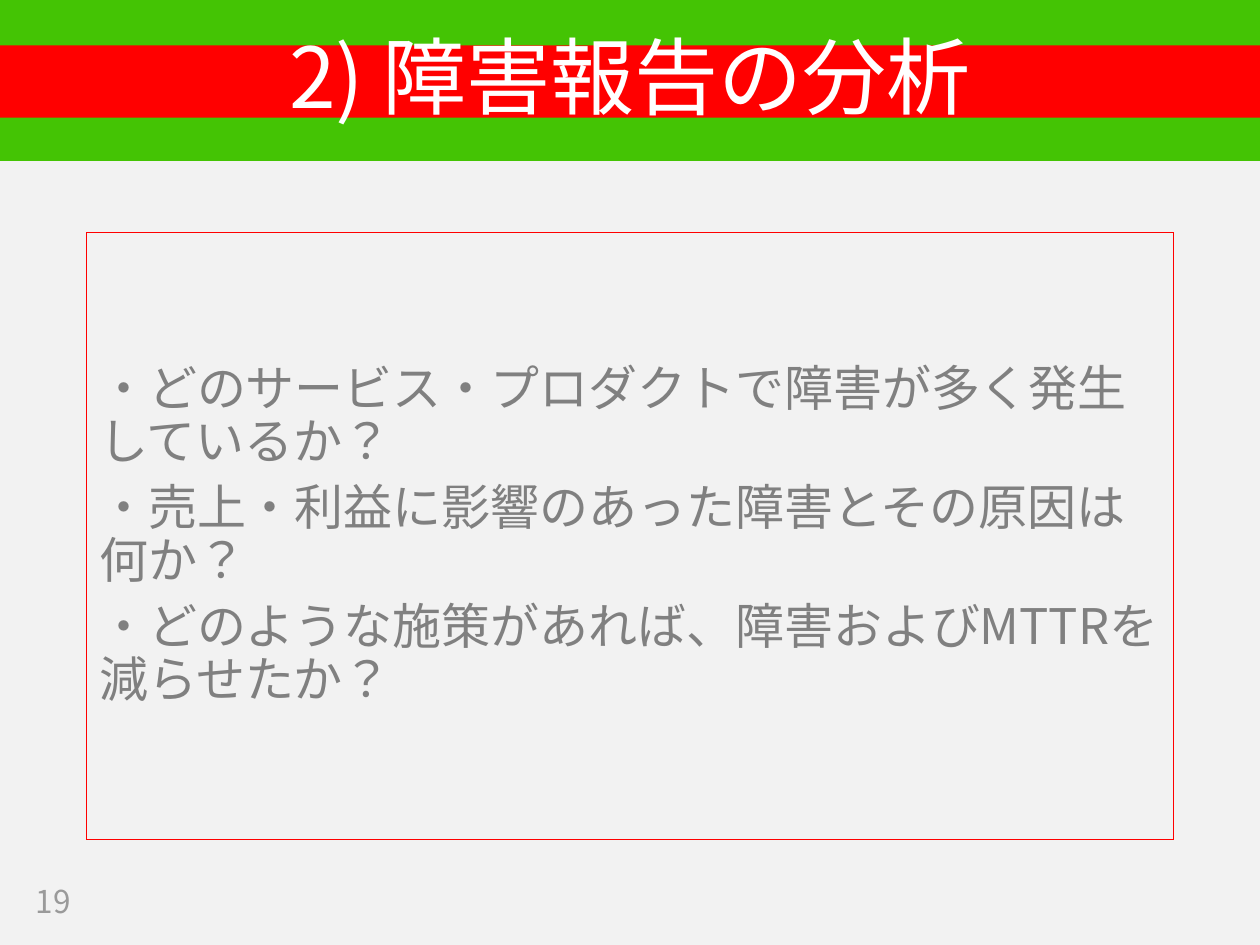
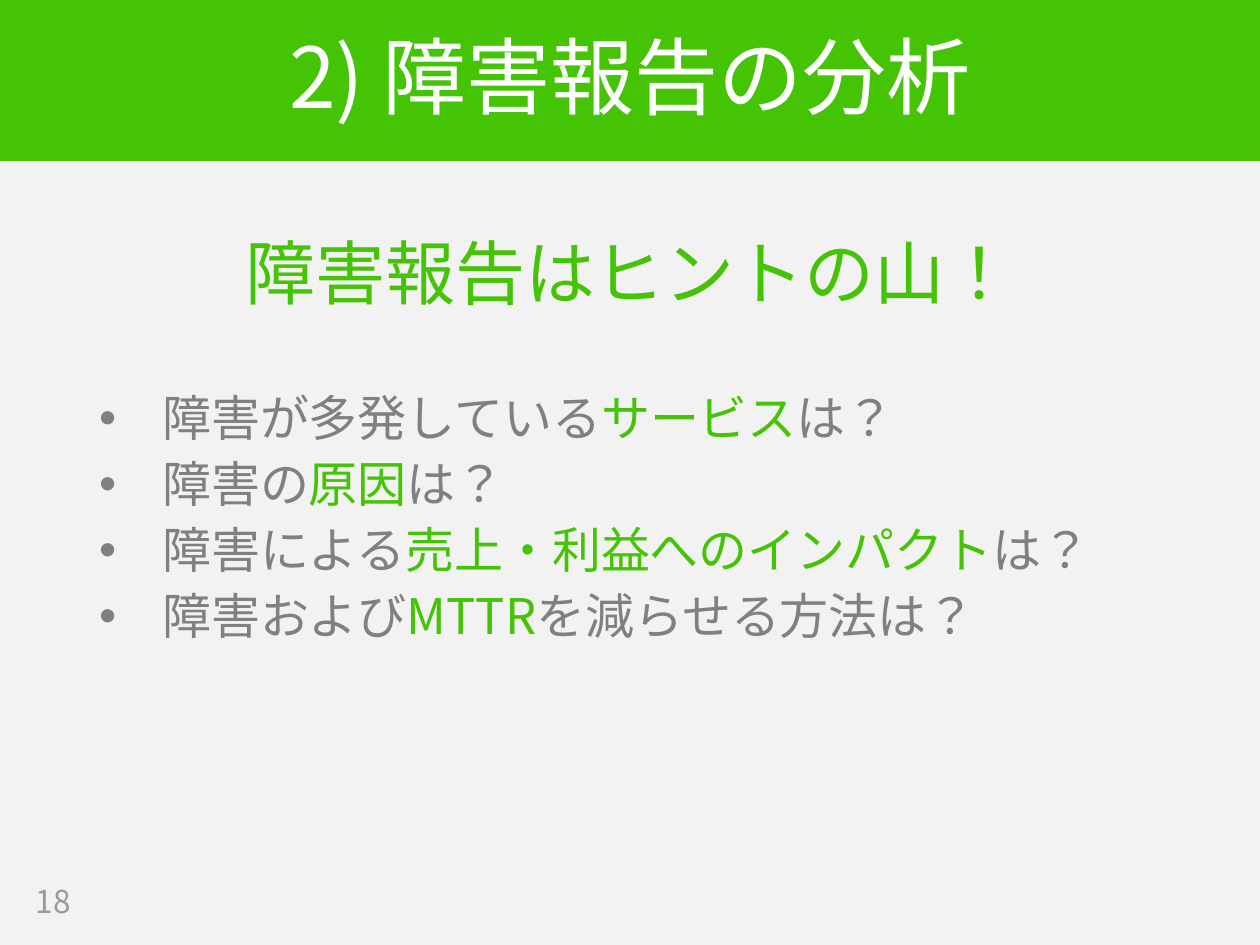
Before and after one commit to hageyahhoo/RSGT2018, a slide deck: slide 18 of SET_PO_ja.pptx (slide 19 before the commit). Drawn at 1260x945 pixels with LibreOffice and Linux fonts; fonts in the diff are those of the drawing. Boxes give left, top, right and bottom in pixels: in the first picture for what was removed or moved away, otherwise in the second. Text is boxed around its words. In the diff, an @@ line names an element or a change of style, - is before the commit and + after.

```diff
--- a/SET_PO_ja.pptx
+++ b/SET_PO_ja.pptx
@@ title "2) 障害報告の分析" moved from (x1=0, y1=45, x2=1260, y2=117) to (x1=289, y1=37, x2=971, y2=125) @@
@@ title "2) 障害報告の分析" at (x1=289, y1=37, x2=971, y2=125): fill #FF0000 to none @@
@@ text "障害報告はヒントの山！" moved from (x1=87, y1=233, x2=1173, y2=840) to (x1=162, y1=240, x2=1090, y2=638) @@
@@ text "障害報告はヒントの山！" at (x1=162, y1=240, x2=1090, y2=638): vertical alignment middle to top; outline #FF0000 0.75 pt to none @@
@@ text at (x1=162, y1=240, x2=1090, y2=638): text changed @@
-・どのサービス・プロダクトで障害が多く発生しているか？
-・売上・利益に影響のあった障害とその原因は何か？
-・どのような施策があれば、障害およびMTTRを減らせたか？
+障害報告はヒントの山！
+• 障害が多発しているサービスは？
+• 障害の原因は？
+• 障害による売上・利益へのインパクトは？
+• 障害およびMTTRを減らせる方法は？
@@ page number at (x1=36, y1=890, x2=71, y2=913): text changed @@
-19
+18
```
Also in this commit, not shown: 10 other slides changed, 6 slides added, 3 slides removed.
